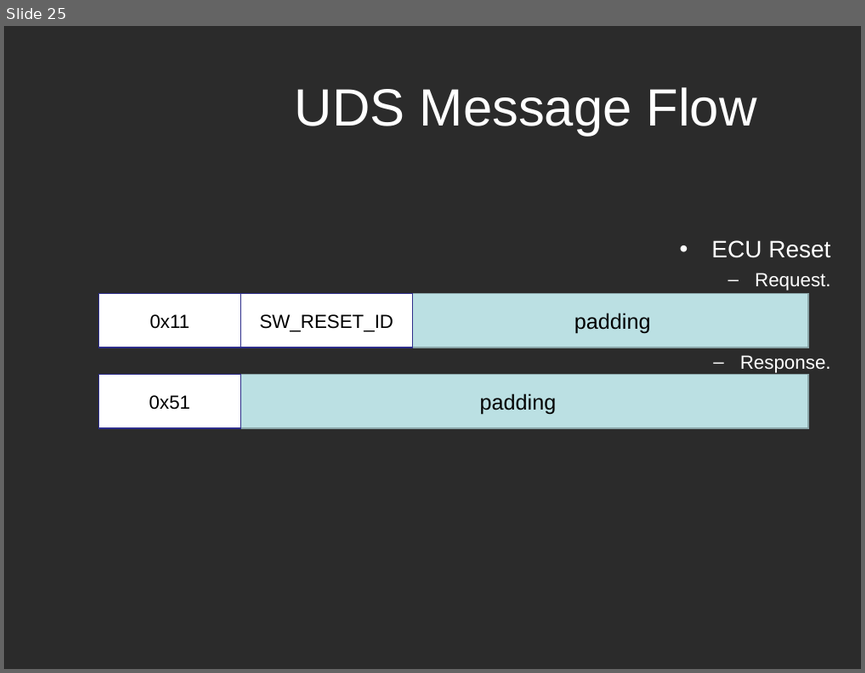
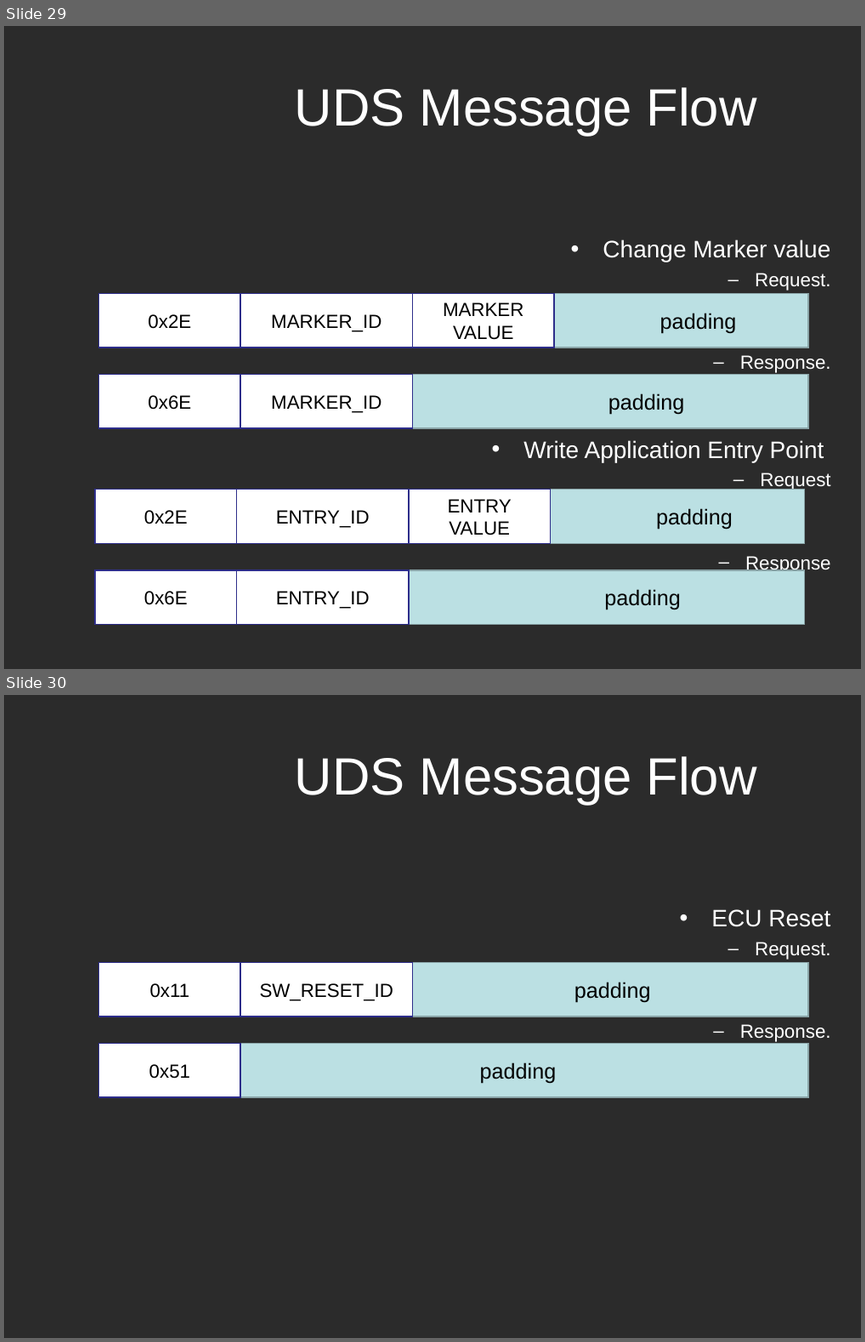
Before and after one commit to Marcelle-Samir/Firmware_Over_The_Air, a slide deck: project Documentation/Second week/Search-UDS.ppt. Shown one above the other, each under a label of ours: slide 25 before the commit, slides 29 and 30 after it. The pictures are 865x673 and 865x1342 pixels, drawn with LibreOffice and Linux fonts; fonts in the diff are those of the drawing; background and template pictures are left out; a plain dark background stands for a picture behind light text. Boxes give left, top, right and bottom in pixels: in the first picture for what was removed or moved away, otherwise in the second. Text is boxed around its words. In the diff, an @@ line names an element or a change of style, - is before the commit and + after.

```diff
--- a/project Documentation/Second week/Search-UDS.ppt
+++ b/project Documentation/Second week/Search-UDS.ppt
@@ slide 29 added at bbox=[4, 26, 861, 669], background picture (left out) @@
@@ title added at bbox=[295, 87, 757, 136], 44 pt, text #FFFFFF @@
+UDS Message Flow
@@ text added at bbox=[523, 239, 831, 573], 20 pt, text #FFFFFF @@
+• Change Marker value
+  – Request.
+  – Response.
+• Write Application Entry Point
+  – Request
+  – Response
@@ group added at bbox=[99, 293, 809, 347]: 4 rectangles @@
+  padding
+0x2E
+MARKER_ID
+MARKER
+VALUE
@@ rectangle added at bbox=[99, 374, 809, 428], fill #BBE0E3, outline #89A4A7 0.99 pt, 18 pt, text #000000 @@
+  padding
@@ rectangle added at bbox=[99, 374, 240, 428], fill #FFFFFF, outline #2D2D8A 0.99 pt, 16 pt, text #000000 @@
+0x6E
@@ rectangle added at bbox=[240, 374, 413, 428], fill #FFFFFF, outline #2D2D8A 0.99 pt, 16 pt, text #000000 @@
+MARKER_ID
@@ group added at bbox=[95, 488, 804, 543]: 4 rectangles @@
+  padding
+0x2E
+ENTRY_ID
+ENTRY
+VALUE
@@ rectangle added at bbox=[95, 570, 804, 624], fill #BBE0E3, outline #89A4A7 0.99 pt, 18 pt, text #000000 @@
+  padding
@@ rectangle added at bbox=[95, 570, 236, 624], fill #FFFFFF, outline #2D2D8A 0.99 pt, 16 pt, text #000000 @@
+0x6E
@@ rectangle added at bbox=[237, 570, 409, 624], fill #FFFFFF, outline #2D2D8A 0.99 pt, 16 pt, text #000000 @@
+ENTRY_ID
@@ what was slide 25 is now slide 30 @@
```
Also in this commit, not shown: 3 slides changed, 4 other slides added.
